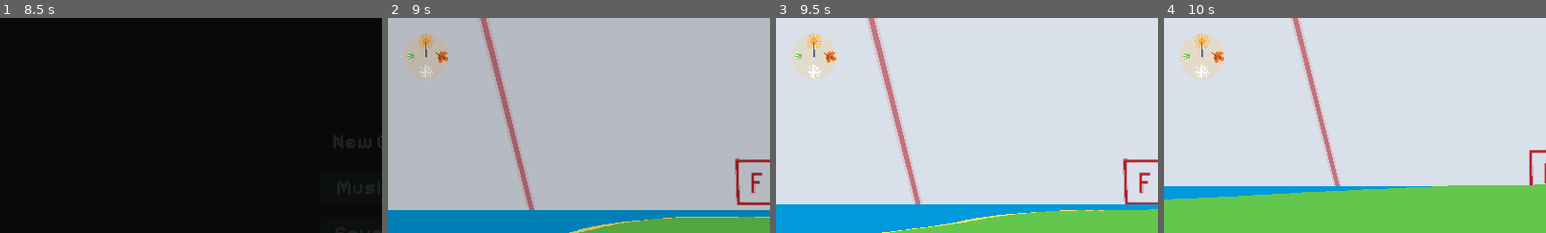
Above: before the commit, frames 1-4 (left to right).
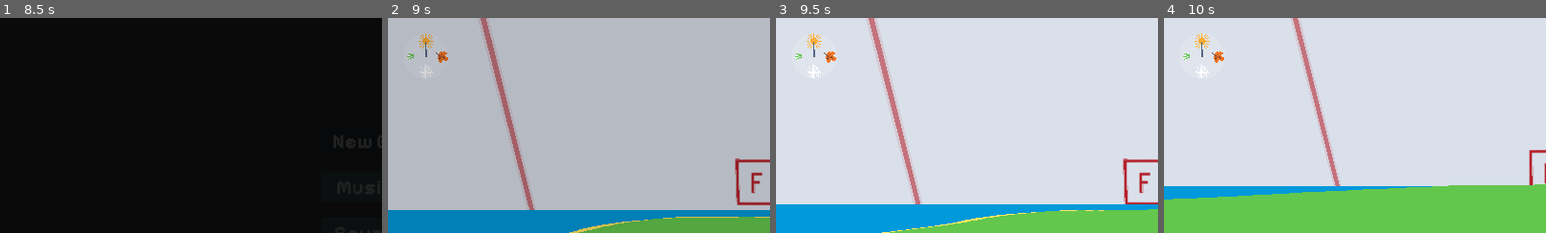
Above: after the commit, the same moments.

Repository: dzejpi/natura
Game: Godot game, scene res://scenes/game_scenes/SplashScene.tscn
The game is run twice, just before and just after one commit, with the same random seed, the same clock (stepped at 60 frames per second) and the same inputs.
Inputs (mouse positions are % of the whole screen's width and height, from its top left):
- Up to frame 1 (8.5 s): move the mouse to (72, 45) at 0.52 s; hold D (move_right) 0.53-1.28 s; tap E (dialog_end) every 2.25 s from 0.6 to 7.35 s; tap Space (move_jump) at 0.77, 1.52, 3.02, 3.77, 4.52, 5, 6.02, 6.77, 7.52 s; move the mouse to (30, 55) at 1.27 s; hold S (move_down) 1.28-2.03 s; tap Ctrl (move_crouch) at 1.35, 5.85 s; tap Enter at 2, 5.75 s; move the mouse to (60, 28) at 2.02 s; hold D (move_right) 2.03-2.78 s; hold Shift (move_sprint) 2.03-2.78 s; move the mouse to (45, 70) at 2.77 s; hold W (move_up) 2.78-3.53 s; move the mouse to (80, 65) at 3.52 s; hold Ctrl (move_crouch) 3.53-4.28 s; hold A (move_left) 3.53-5.03 s; move the mouse to (20, 35) at 4.27 s; tap Shift (move_sprint) at 4.35 s; move the mouse to (55, 50) at 5.02 s; hold S (move_down) 5.03-5.78 s; move the mouse to (35, 25) at 5.77 s; hold D (move_right) 5.78-6.53 s; move the mouse to (72, 45) at 6.52 s; hold W (move_up) 6.53-7.28 s; hold Shift (move_sprint) 6.53-7.28 s; move the mouse to (30, 55) at 7.27 s; hold D (move_right) 7.28-8 s; click "New Game" at 8 s
- Up to frame 2 (9 s): move the mouse to (52, 48) at 8.77 s; hold W (move_up) from 8.78 s (still down); hold Ctrl (move_crouch) from 8.78 s (still down)
- Up to frame 3 (9.5 s): keep holding W (move_up); keep holding Ctrl (move_crouch)
- Up to frame 4 (10 s): move the mouse to (49, 52) at 9.52 s; release W (move_up) at 9.53 s; release Ctrl (move_crouch) at 9.53 s; hold A (move_left) from 9.53 s (still down); tap Shift (move_sprint) at 9.6 s; tap Space (move_jump) at 9.77 s
The pictures show only the part of the screen within x 0-50%, y 0-50%; the shares and areas given below are measured in that part.

Frame 1 is identical in both runs. In frame 2, 1.6% of the frame differs, in the area x 4-16%, y 7-29%; in frame 3, 1.6%; in frame 4, 1.6%.

Commit message:
Created a season indicator, just UI part for now.

Diff:
--- a/scenes/player/PlayerScene.tscn
+++ b/scenes/player/PlayerScene.tscn
@@ -6,6 +6,7 @@
 [ext_resource path="res://assets/visual/ui/season_ui/spr_season_indicator.png" type="Texture" id=4]
 [ext_resource path="res://scripts/player/PlayerScript.gd" type="Script" id=5]
 [ext_resource path="res://scenes/player_ui/ToolTipScene.tscn" type="PackedScene" id=6]
+[ext_resource path="res://assets/visual/ui/season_ui/spr_season_hand.png" type="Texture" id=7]
 
 [sub_resource type="Animation" id=2]
 resource_name = "Head Bob"
@@ -119,3 +120,7 @@
 [node name="SeasonSprite" type="Sprite" parent="UI/PlayerUI/SeasonUINode"]
 position = Vector2( 48, 48 )
 texture = ExtResource( 4 )
+
+[node name="SeasonHandwatch" type="Sprite" parent="UI/PlayerUI/SeasonUINode"]
+position = Vector2( 48, 48 )
+texture = ExtResource( 7 )
Binary file changed: assets/visual/ui/season_ui/ase_season_indicator.aseprite
Binary file added: assets/visual/ui/season_ui/spr_season_hand.png
Not shown, added: assets/visual/ui/season_ui/spr_season_hand.png.import
Binary file changed: assets/visual/ui/season_ui/spr_season_indicator.png
Not shown: 1 places in scenes/player/PlayerScene.tscn that only renumber resources
